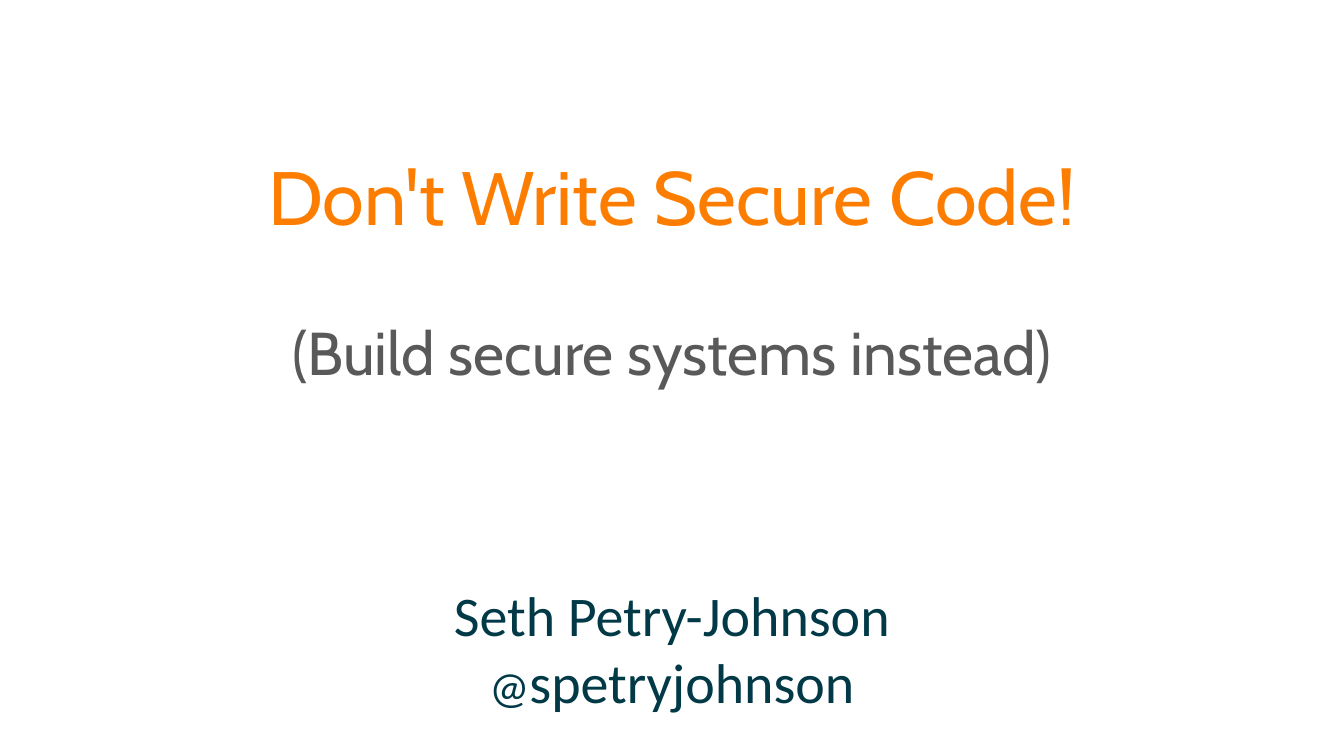
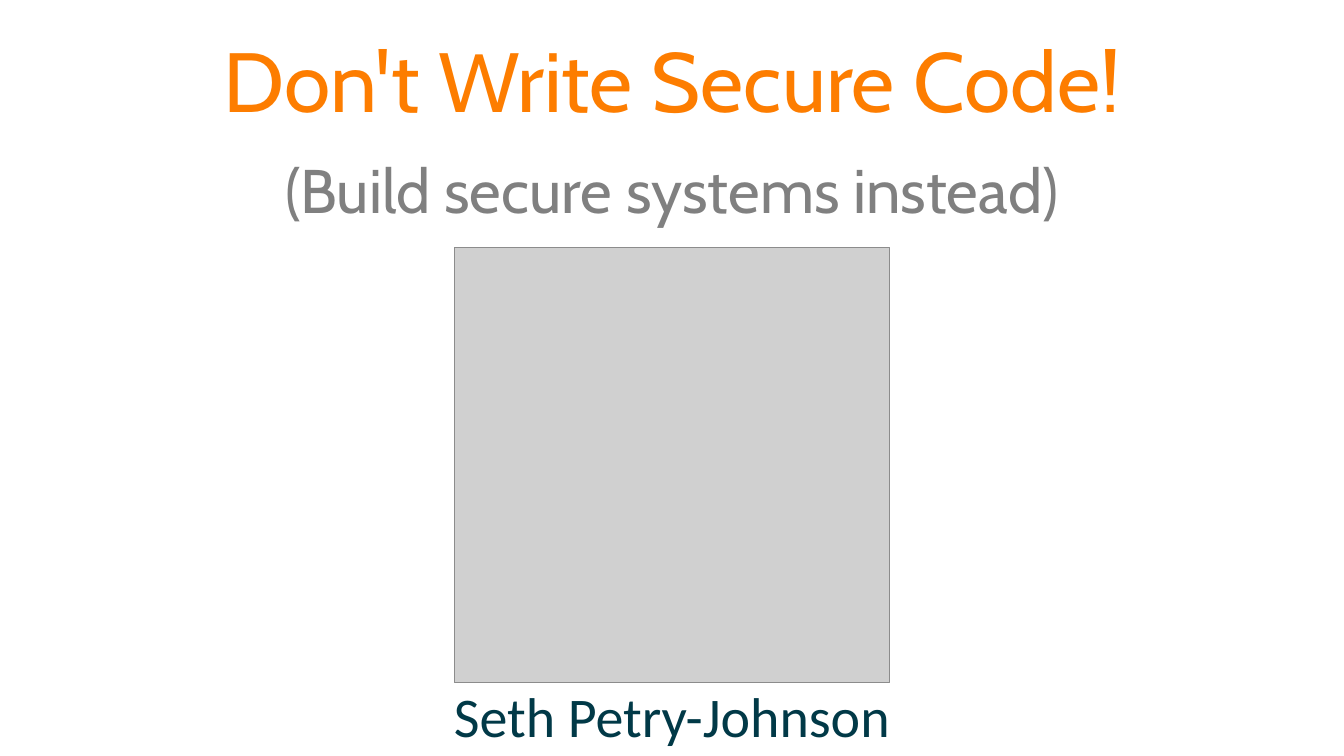
Before and after one commit to spetryjohnson/Talk---Dont-Write-Secure-Code-Design-Secure-Systems, a slide deck: slide 1 of Secure Systems - CodeMash 2017.pptx. Drawn at 1344x756 pixels with LibreOffice and Linux fonts; fonts in the diff are those of the drawing; grey boxes stand for pictures. Boxes give left, top, right and bottom in pixels: in the first picture for what was removed or moved away, otherwise in the second. Text is boxed around its words. In the diff, an @@ line names an element or a change of style, - is before the commit and + after.

```diff
--- a/Secure Systems - CodeMash 2017.pptx
+++ b/Secure Systems - CodeMash 2017.pptx
@@ title at [224,49,1121,227]: text changed; size 43.2 to 44 pt; text colour #595959 to #808080 @@
-Don't Write Secure Code!
-(Build secure systems instead)
+Don't Write Secure Code!
+a
+(Build secure systems instead)
@@ picture added at [455,247,890,683] @@
@@ text at [454,698,890,746]: text changed @@
-Seth Petry-Johnson
-@spetryjohnson
+Seth Petry-Johnson
```
Also in this commit, not shown: 2 slides removed, 2 other files.
